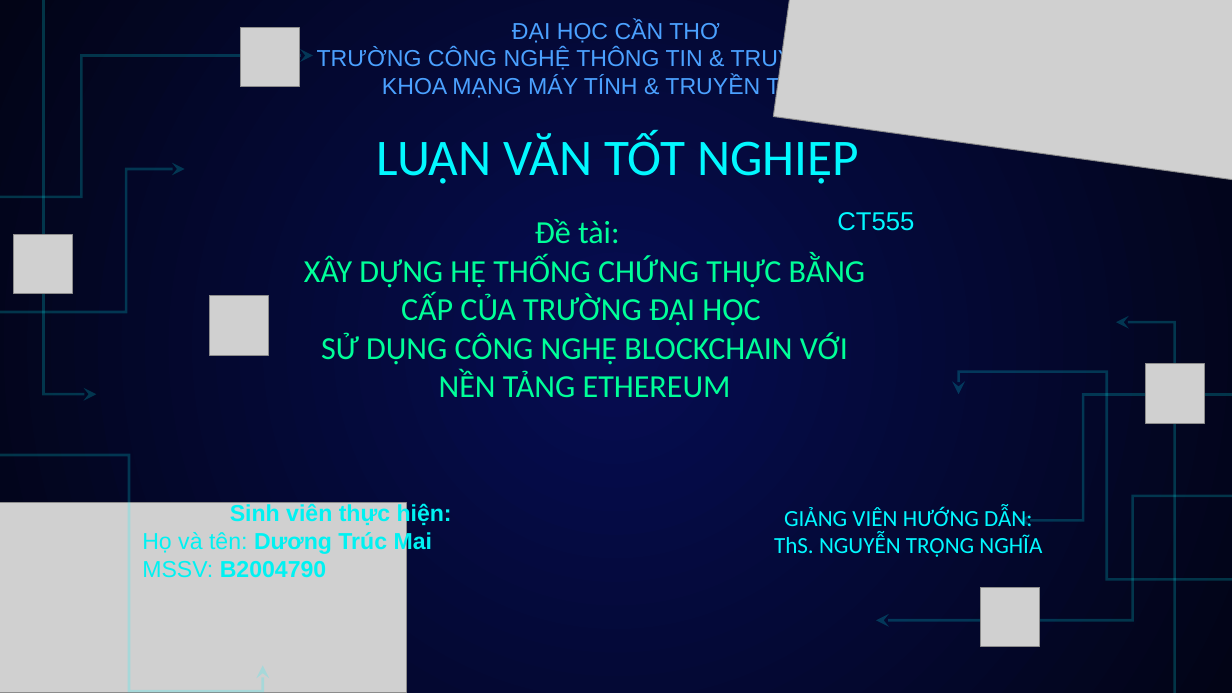
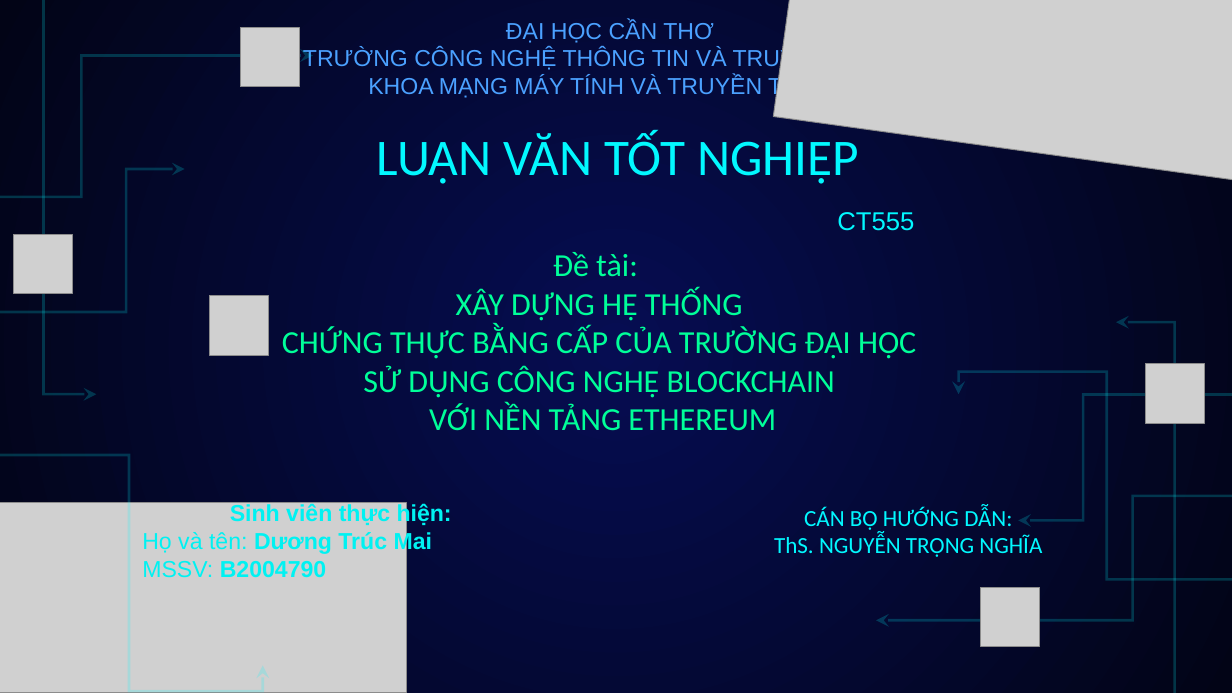
Before and after one commit to duongtrucmai/My-Thesis-about-Blockchain, a slide deck: slide 1 of Report/B2004790-Dương Trúc Mai-XÂY DỰNG HỆ THỐNG CHỨNG THỰC BẰNG CẤP CỦA TRƯỜNG ĐẠI HỌC SỬ DỤNG CÔNG NGHỆ BLOCKCHAIN VÀ NỀN TẢNG ETHEREUM.pptx. Drawn at 1232x693 pixels with LibreOffice and Linux fonts; fonts in the diff are those of the drawing; grey boxes stand for pictures. Boxes give left, top, right and bottom in pixels: in the first picture for what was removed or moved away, otherwise in the second. Text is boxed around its words. In the diff, an @@ line names an element or a change of style, - is before the commit and + after.

```diff
--- a/Report/B2004790-Dương Trúc Mai-XÂY DỰNG HỆ THỐNG CHỨNG THỰC BẰNG CẤP CỦA TRƯỜNG ĐẠI HỌC SỬ DỤNG CÔNG NGHỆ BLOCKCHAIN VÀ NỀN TẢNG ETHEREUM.pptx
+++ b/Report/B2004790-Dương Trúc Mai-XÂY DỰNG HỆ THỐNG CHỨNG THỰC BẰNG CẤP CỦA TRƯỜNG ĐẠI HỌC SỬ DỤNG CÔNG NGHỆ BLOCKCHAIN VÀ NỀN TẢNG ETHEREUM.pptx
@@ text "ĐẠI HỌC CẦN THƠ": place and size @@
-text "ĐẠI HỌC CẦN THƠ" at (317,20,849,100)
+text "ĐẠI HỌC CẦN THƠ" at (303,20,851,100)
@@ text at (303,48,851,100): text changed @@
-TRƯỜNG CÔNG NGHỆ THÔNG TIN & TRUYỀN THÔNG
-KHOA MẠNG MÁY TÍNH & TRUYỀN THÔNG
+TRƯỜNG CÔNG NGHỆ THÔNG TIN VÀ TRUYỀN THÔNG
+KHOA MẠNG MÁY TÍNH VÀ TRUYỀN THÔNG
@@ text "Đề tài:": place and size @@
-text "Đề tài:" at (304,219,866,398)
+text "Đề tài:" at (282,252,916,431)
@@ text at (282,288,916,431): text changed @@
-XÂY DỰNG HỆ THỐNG CHỨNG THỰC BẰNG CẤP CỦA TRƯỜNG ĐẠI HỌC
-SỬ DỤNG CÔNG NGHỆ BLOCKCHAIN VỚI NỀN TẢNG ETHEREUM
+XÂY DỰNG HỆ THỐNG
+CHỨNG THỰC BẰNG CẤP CỦA TRƯỜNG ĐẠI HỌC
+SỬ DỤNG CÔNG NGHỆ BLOCKCHAIN
+VỚI NỀN TẢNG ETHEREUM
@@ text at (804,506,1012,532): text changed @@
-GIẢNG VIÊN HƯỚNG DẪN:
+CÁN BỘ HƯỚNG DẪN:
```
Also in this commit, not shown: 5 other slides changed.
